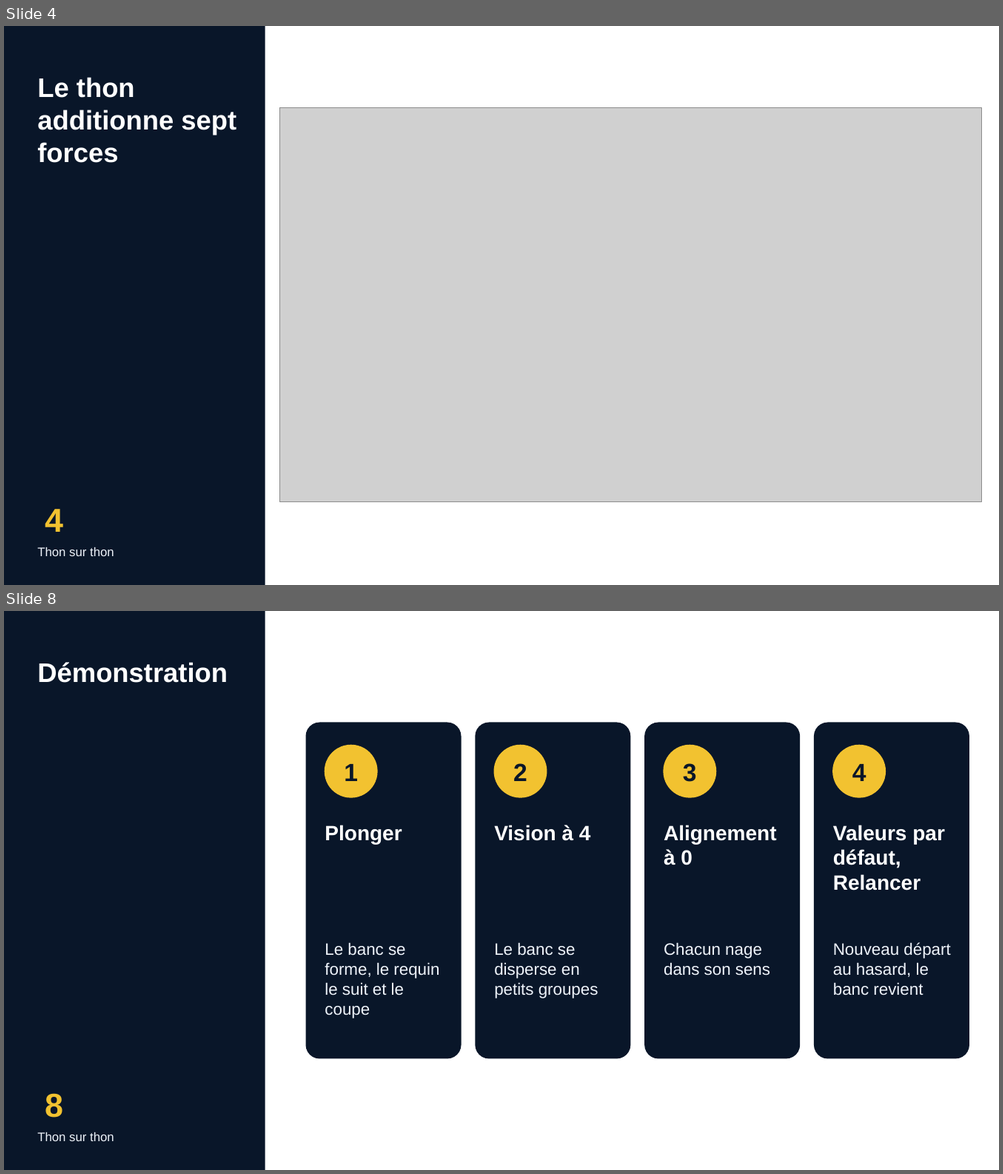
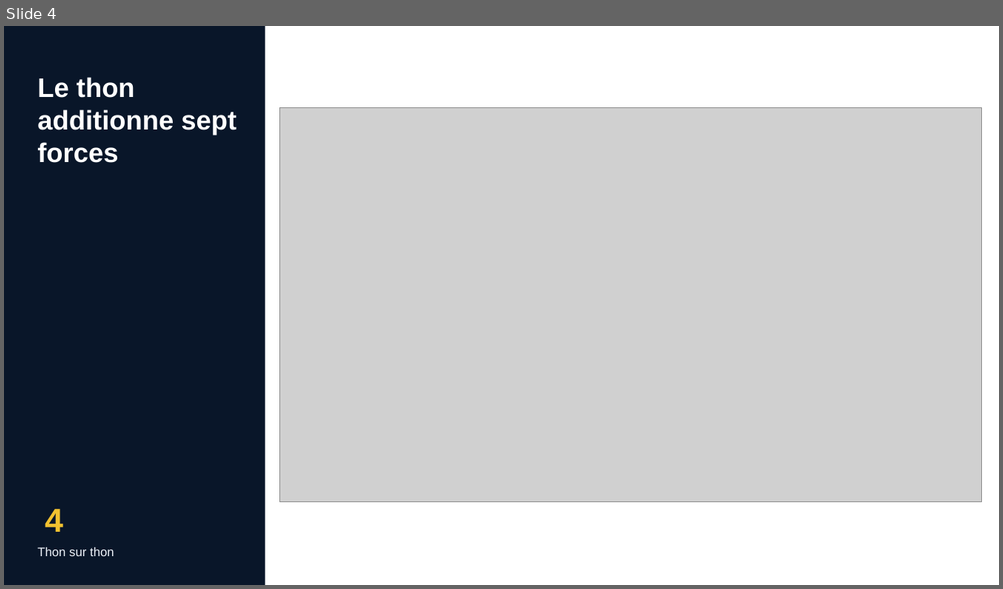
Before and after one commit to Lou-Simon/thon-sur-ton, a slide deck: soutenance/thon-sur-thon.pptx. Shown one above the other, each under a label of ours: slides 4 and 8 before the commit, slide 4 after it; the slides between them are not shown. The pictures are 1003x1174 and 1003x589 pixels, drawn with LibreOffice and Linux fonts; fonts in the diff are those of the drawing; grey boxes stand for pictures. Boxes give left, top, right and bottom in pixels: in the first picture for what was removed or moved away, otherwise in the second. Text is boxed around its words. In the diff, an @@ line names an element or a change of style, - is before the commit and + after.

```diff
--- a/soutenance/thon-sur-thon.pptx
+++ b/soutenance/thon-sur-thon.pptx
@@ slide 8 removed at box(4, 611, 999, 1170), background #FFFFFF; not listed: 2 template elements that a slide beside it also shows @@
@@ title removed at box(37, 662, 227, 683) @@
-Démonstration
@@ rounded rectangle removed at box(306, 723, 461, 1059) @@
@@ rounded rectangle removed at box(475, 723, 630, 1059) @@
@@ rounded rectangle removed at box(645, 723, 800, 1059) @@
@@ rounded rectangle removed at box(814, 723, 969, 1059) @@
@@ ellipse removed at box(325, 745, 377, 797) @@
@@ text removed at box(344, 764, 358, 781) @@
-1
@@ ellipse removed at box(494, 745, 546, 797) @@
@@ text removed at box(513, 763, 527, 781) @@
-2
@@ ellipse removed at box(663, 745, 716, 797) @@
@@ text removed at box(683, 763, 697, 782) @@
-3
@@ ellipse removed at box(833, 745, 885, 797) @@
@@ text removed at box(852, 764, 866, 781) @@
-4
@@ text removed at box(324, 825, 401, 844) @@
-Plonger
@@ text removed at box(494, 825, 591, 841) @@
-Vision à 4
@@ text removed at box(663, 825, 777, 866) @@
-Alignement à 0
@@ text removed at box(833, 825, 945, 891) @@
-Valeurs par défaut, Relancer
@@ text removed at box(324, 943, 439, 1019) @@
-Le banc se forme, le requin le suit et le coupe
@@ text removed at box(494, 943, 598, 999) @@
-Le banc se disperse en petits groupes
@@ text removed at box(663, 943, 770, 976) @@
-Chacun nage dans son sens
@@ text removed at box(833, 943, 950, 996) @@
-Nouveau départ au hasard, le banc revient
@@ page number removed at box(45, 1093, 63, 1118) @@
-8
```
Also in this commit, not shown: 1 slide changed, 1 slide added, 3 other slides removed, 6 other files.
